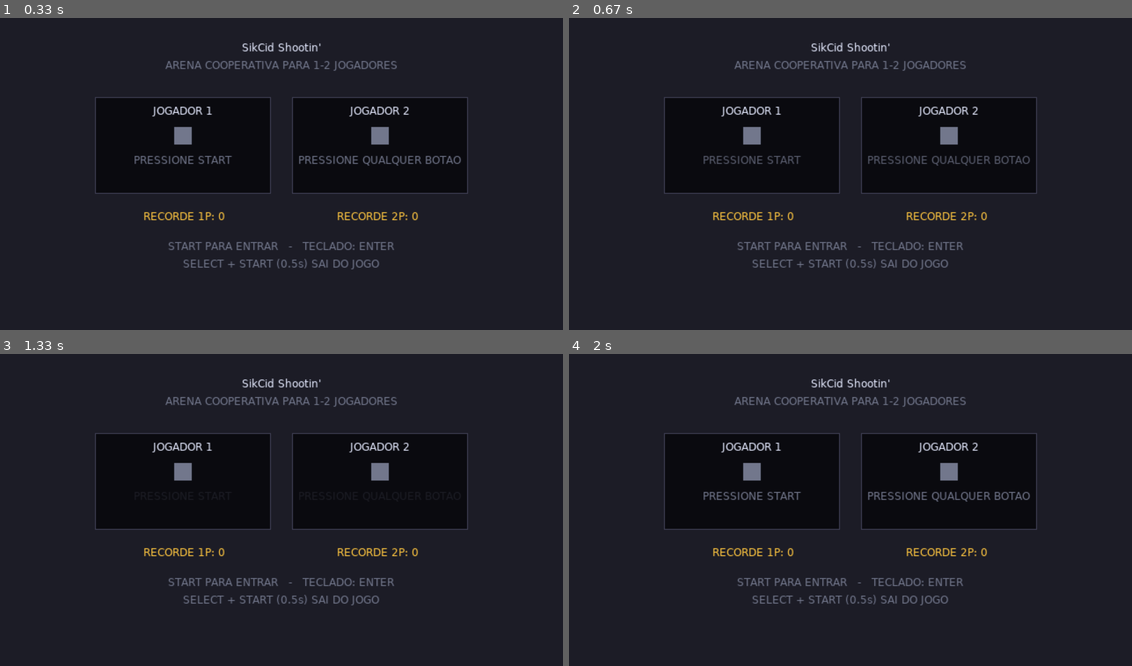
Above: before the commit, frames 1-4 (two rows, left to right).
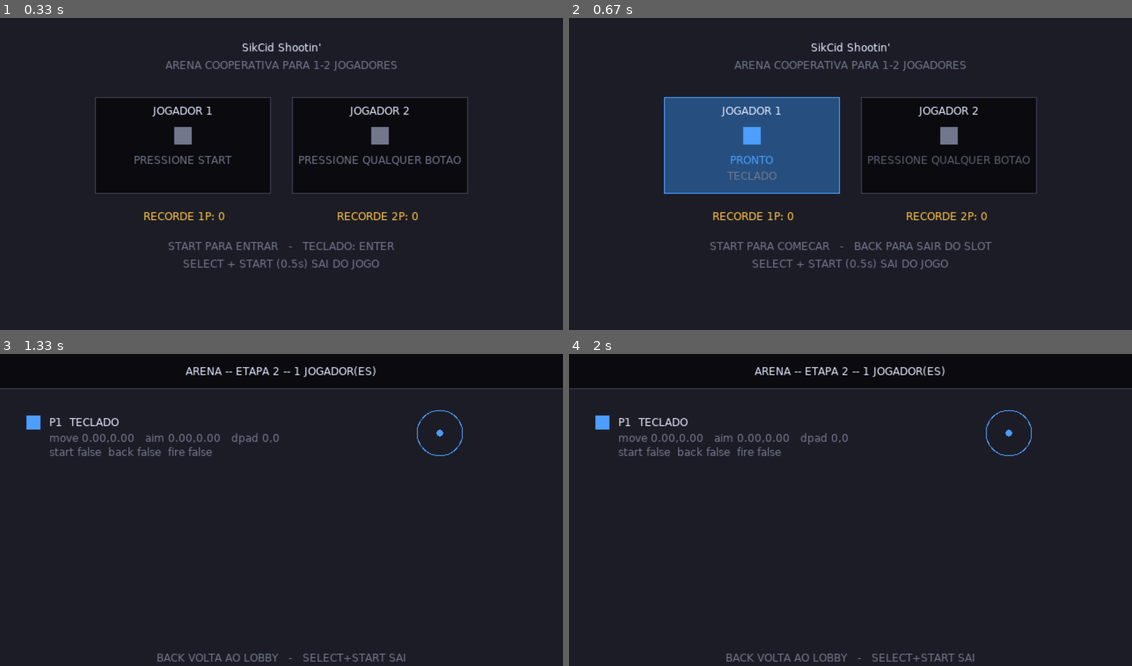
Above: after the commit, the same moments.

Repository: refeals/sikcid-shooting
Game: LÖVE game, started from main.lua
The game is run twice, just before and just after one commit, with the same random seed, the same clock (stepped at 60 frames per second) and the same inputs.
Inputs:
- Up to frame 1 (0.33 s): no input
- Up to frame 2 (0.67 s): tap Enter at 0.33 s
- Up to frame 3 (1.33 s): tap Keypad Enter at 0.67 s
- Up to frame 4 (2 s): no input

Frame 1 is identical in both runs. In frame 2, 10% of the frame differs, in the area x 16-76%, y 25-75%; in frame 3, 5.6%; in frame 4, 6.0%.

Commit message:
feat:stage-2

Diff:
--- a/main.lua
+++ b/main.lua
@@ -5,6 +5,8 @@
 local State  = require("src.state")
 local Save   = require("src.save")
 local Audio  = require("src.audio")
+local Input  = require("src.input")
+local Smoke  = require("src.smoke")
 
 local Lobby  = require("src.states.lobby")
 
@@ -43,11 +45,24 @@
   Screen.load()
   Save.load()
   Audio.load()
+  Input.load()
+  if Config.SMOKE then Smoke.reset() end
   State.push(Lobby)
 end
 
 function love.update(dt)
   if dt > MAX_DT then dt = MAX_DT end
+
+  -- O piloto do smoke escreve no device sintético ANTES do poll, para que
+  -- Input veja a borda de subida dos botões normalmente.
+  if Config.SMOKE then Smoke.update(dt) end
+
+  Input.update(dt)
+  if Input.quitRequested then
+    love.event.quit()
+    return
+  end
+
   State.update(dt)
 end
 
@@ -70,10 +85,12 @@
 end
 
 function love.joystickadded(joystick)
+  Input.addJoystick(joystick)
   State.joystickadded(joystick)
 end
 
 function love.joystickremoved(joystick)
+  Input.removeJoystick(joystick)
   State.joystickremoved(joystick)
 end
 
--- a/src/input.lua
+++ b/src/input.lua
@@ -60,6 +60,7 @@
     index = joystick and joystick:getID() or 0,
     down = {},       -- estado atual por ação
     prev = {},       -- estado do frame anterior (edge detect)
+    pending = {},    -- só para "scripted": estado a aplicar no próximo poll
     anyDown = false,
     anyPrev = false,
     exitTimer = 0,
@@ -105,7 +106,9 @@
     any = down.start or down.fire
       or kb.isDown("w") or kb.isDown("a") or kb.isDown("s") or kb.isDown("d")
   elseif self.kind == "scripted" then
-    -- Estado preenchido de fora por Input.scriptPress/scriptAxis.
+    -- Estado vem do buffer `pending`, preenchido por Input.scriptPress antes
+    -- do poll; copiar aqui (e não direto em `down`) preserva o edge detect.
+    for k, v in pairs(self.pending) do down[k] = v end
     any = down.start or down.fire
   else
     down.start, down.back, down.fire = false, false, false
@@ -288,7 +291,7 @@
 function Input.scriptPress(action, value)
   local d = Input.scripted
   if not d then return end
-  d.down[action] = value and true or false
+  d.pending[action] = value and true or false
 end
 
 Input.Device = Device
--- /dev/null
+++ b/src/smoke.lua
@@ -0,0 +1,81 @@
+-- Piloto automático do modo --smoke: injeta input sintético para exercitar
+-- lobby, arena, waves e game over sem gamepad físico, e sai com código 0/1.
+-- Usado na validação de cada etapa: `love . --smoke 15 ; echo $?`
+
+local Config = require("src.config")
+local Input  = require("src.input")
+
+local Smoke = {
+  t = 0,
+  fpsMin = 9999,
+  stats = {},          -- preenchido pelo jogo via Smoke.note/Smoke.bump
+  nextEvent = 1,
+}
+
+-- Timeline de botões: {tempo, ação, valor}. Um pulso = press + release.
+local EVENTS = {
+  { 0.40, "start", true  },   -- vincula o Jogador 1
+  { 0.50, "start", false },
+  { 1.20, "start", true  },   -- inicia a partida (debounce já passou)
+  { 1.30, "start", false },
+}
+
+function Smoke.reset()
+  Smoke.t = 0
+  Smoke.fpsMin = 9999
+  Smoke.nextEvent = 1
+  Smoke.stats = {}
+end
+
+function Smoke.note(key, value)
+  Smoke.stats[key] = value
+end
+
+function Smoke.bump(key, amount)
+  Smoke.stats[key] = (Smoke.stats[key] or 0) + (amount or 1)
+end
+
+function Smoke.max(key, value)
+  if (Smoke.stats[key] or -math.huge) < value then Smoke.stats[key] = value end
+end
+
+local function finish(code)
+  local s = Smoke.stats
+  print(string.format(
+    "[smoke] t=%.1fs estado=%s fpsMin=%d waves=%d kills=%d deaths=%d pickups=%d " ..
+    "peakEnemies=%d peakBullets=%d peakParticles=%d denied=%d",
+    Smoke.t, tostring(s.state or "?"), Smoke.fpsMin,
+    s.waves or 0, s.kills or 0, s.deaths or 0, s.pickups or 0,
+    s.peakEnemies or 0, s.peakBullets or 0, s.peakParticles or 0, s.denied or 0))
+  io.stdout:flush()
+  love.event.quit(code or 0)
+end
+
+function Smoke.update(dt)
+  Smoke.t = Smoke.t + dt
+
+  -- Ignora o primeiro segundo (carga de assets/janela) na métrica de FPS.
+  if Smoke.t > 1.0 then
+    local fps = love.timer.getFPS()
+    if fps > 0 and fps < Smoke.fpsMin then Smoke.fpsMin = fps end
+  end
+
+  while EVENTS[Smoke.nextEvent] and Smoke.t >= EVENTS[Smoke.nextEvent][1] do
+    local e = EVENTS[Smoke.nextEvent]
+    Input.scriptPress(e[2], e[3])
+    Smoke.nextEvent = Smoke.nextEvent + 1
+  end
+
+  -- Movimento e mira em círculos de períodos diferentes: cobre todas as
+  -- direções, colisão com parede e troca constante de alvo.
+  local t = Smoke.t
+  Input.scriptAxis(
+    math.cos(t * 1.7), math.sin(t * 1.3),
+    math.cos(t * 0.9), math.sin(t * 1.1))
+
+  if Smoke.t >= (Config.SMOKE_TIME or 15) then
+    finish(0)
+  end
+end
+
+return Smoke
--- /dev/null
+++ b/src/states/game.lua
@@ -0,0 +1,89 @@
+-- ETAPA 2: arena ainda é placeholder. Serve para provar que o vínculo de
+-- devices chega inteiro do lobby e que cada jogador lê SÓ o seu input.
+-- A arena de verdade (jogador, tiro, inimigos) entra nas etapas 3+.
+
+local Config = require("src.config")
+local Input  = require("src.input")
+local State  = require("src.state")
+
+local Game = {}
+
+local devices = {}
+local playerCount = 0
+
+function Game:enter(boundDevices, count)
+  devices = boundDevices or {}
+  playerCount = count or 0
+  if Config.SMOKE then
+    require("src.smoke").note("state", "game/" .. playerCount .. "p")
+  end
+end
+
+function Game:update(dt) -- luacheck: ignore
+  for i = 1, playerCount do
+    local d = devices[i]
+    -- BACK volta ao lobby (sem START junto, que é o combo de saída).
+    if d and d.connected and d:pressed("back") and not d:isDown("start") then
+      State.switch(require("src.states.lobby"))
+      return
+    end
+  end
+end
+
+function Game:draw()
+  local W, H = Config.VIRTUAL_W, Config.VIRTUAL_H
+  local C = Config.COLORS
+
+  love.graphics.setColor(C.arenaBg)
+  love.graphics.rectangle("fill", 0, Config.HUD_H, W, H - Config.HUD_H)
+  love.graphics.setColor(C.hudBg)
+  love.graphics.rectangle("fill", 0, 0, W, Config.HUD_H)
+  love.graphics.setColor(C.hudLine)
+  love.graphics.line(0, Config.HUD_H, W, Config.HUD_H)
+
+  love.graphics.setColor(C.text)
+  love.graphics.printf(string.format("ARENA -- ETAPA 2 -- %d JOGADOR(ES)", playerCount),
+    0, 12, W, "center")
+
+  -- Leitura ao vivo dos eixos: valida deadzone radial e mapeamento gamepad.
+  for i = 1, playerCount do
+    local d = devices[i]
+    local y = 70 + (i - 1) * 90
+    local color = i == 1 and C.p1 or C.p2
+    love.graphics.setColor(color)
+    love.graphics.rectangle("fill", 30, y, 16, 16)
+    love.graphics.setColor(C.text)
+    love.graphics.print(string.format("P%d  %s", i, d and d:displayName() or "?"), 56, y)
+    if d then
+      local mx, my = d:moveVector()
+      local ax, ay = d:aimVector()
+      local dx, dy = d:dpadVector()
+      love.graphics.setColor(C.textDim)
+      love.graphics.print(string.format("move %.2f,%.2f   aim %.2f,%.2f   dpad %.0f,%.0f",
+        mx, my, ax, ay, dx, dy), 56, y + 18)
+      love.graphics.print(string.format("start %s  back %s  fire %s  %s",
+        tostring(d:isDown("start")), tostring(d:isDown("back")),
+        tostring(d:isDown("fire")),
+        d.connected and "" or "[DESCONECTADO]"), 56, y + 34)
+
+      -- Bolinha mostrando o vetor de movimento já com deadzone aplicada.
+      love.graphics.setColor(color)
+      love.graphics.circle("line", 500, y + 20, 26)
+      love.graphics.circle("fill", 500 + mx * 26, y + 20 + my * 26, 4)
+    end
+  end
+
+  love.graphics.setColor(C.textDim)
+  love.graphics.printf("BACK VOLTA AO LOBBY   -   SELECT+START SAI", 0, H - 22, W, "center")
+
+  local p = Input.exitProgress()
+  if p > 0 then
+    love.graphics.setColor(C.doorWarn)
+    love.graphics.rectangle("fill", W - 92, 14, 80 * p, 5)
+    love.graphics.setColor(C.hudLine)
+    love.graphics.rectangle("line", W - 92.5, 13.5, 81, 6)
+  end
+  love.graphics.setColor(1, 1, 1, 1)
+end
+
+return Game
